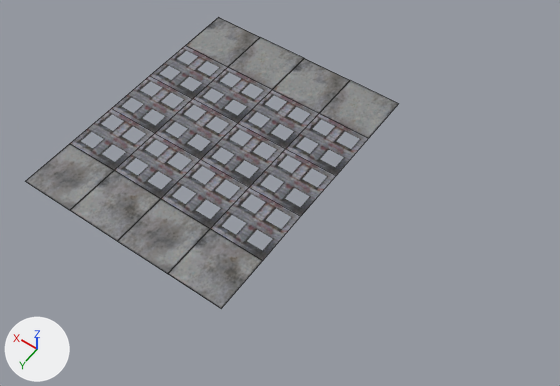
A saved change to the Blender file Deserter/Assets/Mesh/Maps/Debug/DebugMap.blend.
One viewpoint serves both versions: a 50 mm lens placed at (-6.89, 5.0, 9.73), pointed at (-2.13, -1.65, -0.73). Lighting does not change. The marker at lower left points along +X, +Y and +Z. Mesh edges are drawn as thin lines.
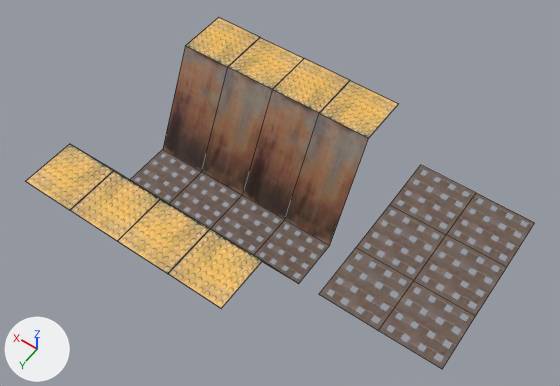
The change, as a list of edits to the scene's bpy script:
```text
Add img_gratetex00a_png:
    img_gratetex00a_png = load_image('grateTex00a.png', '../../../Textures/grateTex00a.png', 256, 256, 'sRGB')
Add img_bumpertex00_png:
    img_bumpertex00_png = load_image('bumperTex00.png', '../../../Textures/bumperTex00.png', 256, 256, 'sRGB')
Add img_metaltex00_png:
    img_metaltex00_png = load_image('metalTex00.png', '../../../Textures/metalTex00.png', 256, 256, 'sRGB')
Change mat_material_001:
    mat_material_001.texture: img_gratetex00_png -> img_metaltex00_png  # with its transparency -> not seen
Add mat_matgrate:
    mat_matgrate = principled_material('MatGrate')
    mat_matgrate.texture = img_gratetex00a_png  # with its transparency
Add mat_matbumper:
    mat_matbumper = principled_material('MatBumper')
    mat_matbumper.texture = img_bumpertex00_png
Change me_plane:
    used by ob_plane; location = (0.0, 0.0, 0.0)
    remove me_plane.from_pydata(...)  # 30 vertices, 20 faces; spans x -3.0..1.0, y -4.0..1.0, z 0.0
    add me_plane.from_pydata(...)  # 42 vertices, 26 faces; spans x -6.0..1.0, y -4.0..1.0, z -2.0..0.0
    me_plane part 1
    10 vertices are removed from x -3.0..1.0, y -2.0..-1.0, z 0.0
    12 faces are deleted
    12 vertices are added at x -6.0..-4.0, y -3.0..0.0, z 0.0
    5 new vertices lie (0.0, 1.0, -2.0) away from vertices in x -3.0..1.0, y -3.0, z 0.0
    5 new vertices lie (0.0, -1.0, -2.0) away from vertices in x -3.0..1.0, y 0.0, z 0.0
    8 new faces join them, mat_material_001 (picture img_metaltex00_png)
    10 new faces join them, mat_matgrate (picture img_gratetex00a_png)
    me_plane part 2: 8 faces spanning x -3.0..1.0, y -4.0..1.0, z 0.0 switch from mat_matasphalt (picture img_asphalttex00_png) to mat_matbumper (picture img_bumpertex00_png)
    add me_plane.materials.append(mat_matgrate)  # picture img_gratetex00a_png
```

Changed parts and their boxes [x1, y1, x2, y2] in the pictures (560 x 386 px; the box of a moved part takes in the faces that stretch with it):
'Plane', surface changed, reshaped (grey to orange, 37% wider, 21% taller)
    before: [25, 17, 398, 308]
    after: [25, 17, 535, 369]
part 1 of me_plane, moved or reshaped
    before: [70, 46, 368, 260]
    after: [130, 46, 535, 369]
part 2 of me_plane, recoloured (grey to orange)
    both: [25, 17, 398, 308]
